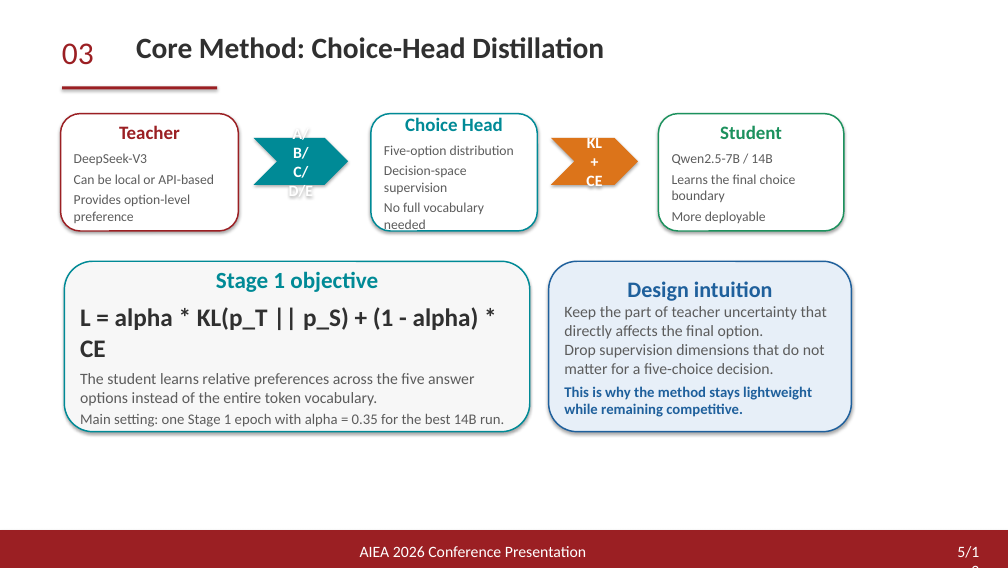
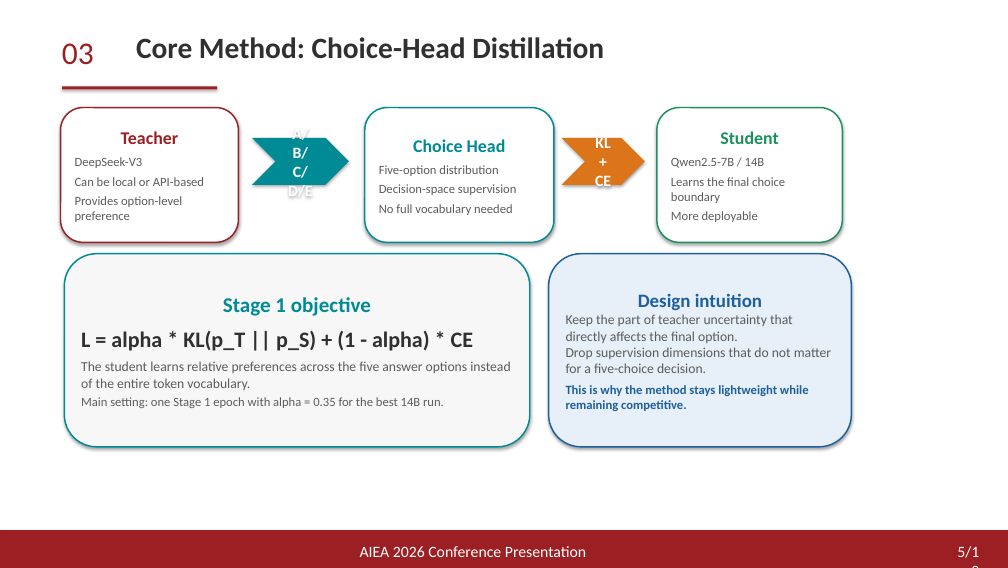
Before and after one commit to arthaschan/mentalDistill, a slide deck: slide 5 of aiea/aiea_conference_presentation.pptx. Drawn at 1008x568 pixels with LibreOffice and Linux fonts; fonts in the diff are those of the drawing. Boxes give left, top, right and bottom in pixels: in the first picture for what was removed or moved away, otherwise in the second. Text is boxed around its words. In the diff, an @@ line names an element or a change of style, - is before the commit and + after.

```diff
--- a/aiea/aiea_conference_presentation.pptx
+++ b/aiea/aiea_conference_presentation.pptx
@@ rounded rectangle "Teacher": place and size @@
-rounded rectangle "Teacher" at [61,114,238,231]
+rounded rectangle "Teacher" at [61,107,238,242]
@@ rounded rectangle "Teacher" at [61,107,238,242]: size 18 to 17 pt in "Teacher"; size 13 to 12 pt in "DeepSeek-V3", "Can be local or API-based", "Provides option-level preference" @@
@@ rounded rectangle "Choice Head": place and size @@
-rounded rectangle "Choice Head" at [371,114,537,231]
+rounded rectangle "Choice Head" at [365,107,554,242]
@@ rounded rectangle "Choice Head" at [365,107,554,242]: size 18 to 17 pt in "Choice Head"; size 13 to 12 pt in "Five-option distribution", "Decision-space supervision", "No full vocabulary needed" @@
@@ rounded rectangle "Student": place and size @@
-rounded rectangle "Student" at [658,114,844,231]
+rounded rectangle "Student" at [657,107,842,242]
@@ rounded rectangle "Student" at [657,107,842,242]: size 18 to 17 pt in "Student"; size 13 to 12 pt in "Qwen2.5-7B / 14B", "Learns the final choice boundary", "More deployable" @@
@@ chevron "KL + CE": place and size @@
-chevron "KL + CE" at [551,138,638,185]
+chevron "KL + CE" at [562,138,645,185]
@@ rounded rectangle "Stage 1 objective": place and size @@
-rounded rectangle "Stage 1 objective" at [64,261,530,431]
+rounded rectangle "Stage 1 objective" at [64,254,530,446]
@@ rounded rectangle "Stage 1 objective" at [64,254,530,446]: size 22 to 20 pt in "Stage 1 objective"; size 24 to 21 pt in "L = alpha * KL(p_T || p_S) ..."; size 15 to 13 pt in "The student learns relative preferences across the ..."; size 14 to 12 pt in "Main setting: one Stage 1 epoch with ..." @@
@@ rounded rectangle "Design intuition": place and size @@
-rounded rectangle "Design intuition" at [549,261,851,431]
+rounded rectangle "Design intuition" at [549,254,851,446]
@@ rounded rectangle "Design intuition" at [549,254,851,446]: size 21 to 18 pt in "Design intuition"; size 15 to 13 pt in "Keep the part of teacher uncertainty that ...", "Drop supervision dimensions that do not matter ..."; size 14 to 12 pt in "This is why the method stays lightweight ..." @@
```
Also in this commit, not shown: 3 other slides changed, 12 other files.
